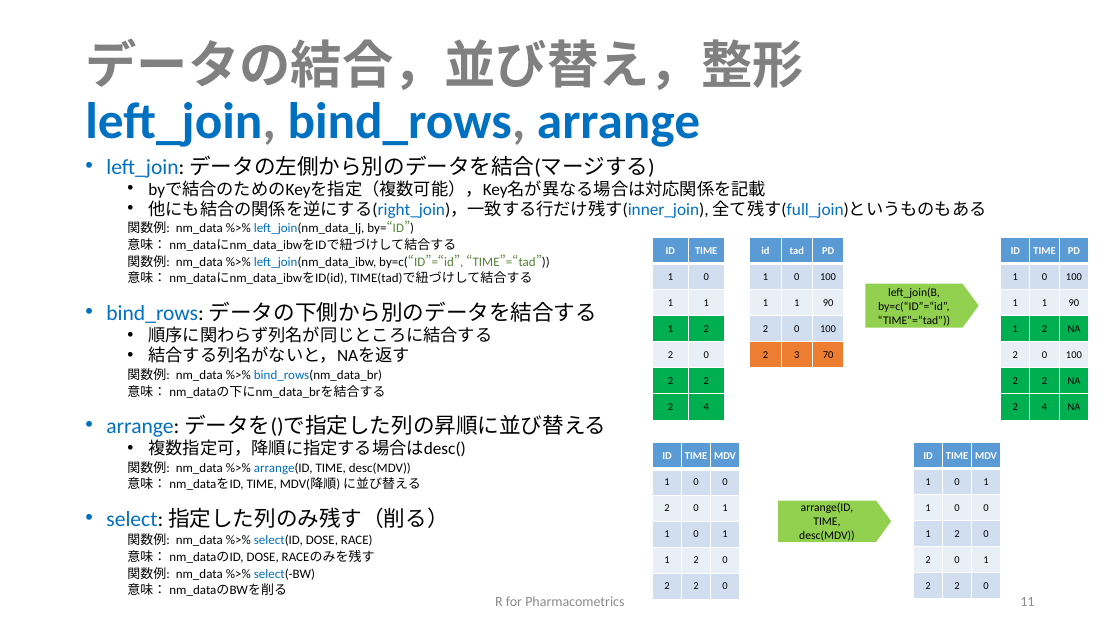
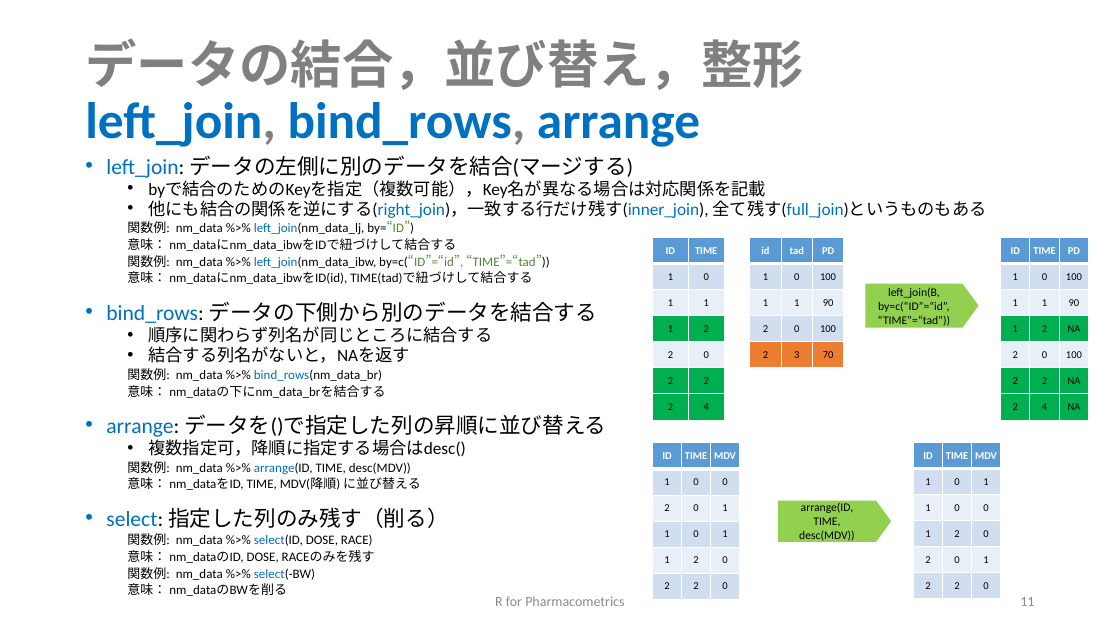
Before and after one commit to MasatoFukae/R-for-PMx, a slide deck: slide 11 of 1st_review_slide/1_data_handling_201009.pptx. Drawn at 1120x630 pixels with LibreOffice and Linux fonts; fonts in the diff are those of the drawing. Boxes give left, top, right and bottom in pixels: in the first picture for what was removed or moved away, otherwise in the second. Text is boxed around its words. In the diff, an @@ line names an element or a change of style, - is before the commit and + after.

```diff
--- a/1st_review_slide/1_data_handling_201009.pptx
+++ b/1st_review_slide/1_data_handling_201009.pptx
@@ text at <box>106,155,633,178</box>: text changed @@
-• left_join: データの左側から別のデータを結合(マージする)
+• left_join: データの左側に別のデータを結合(マージする)
```
Also in this commit, not shown: 2 other slides changed, 20 other files.
